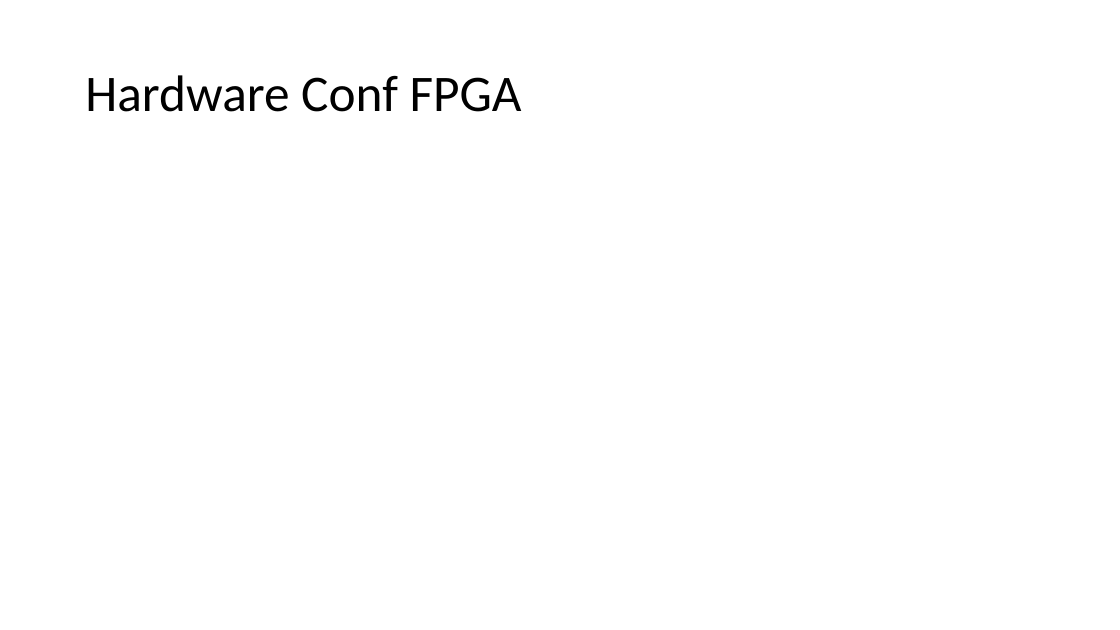
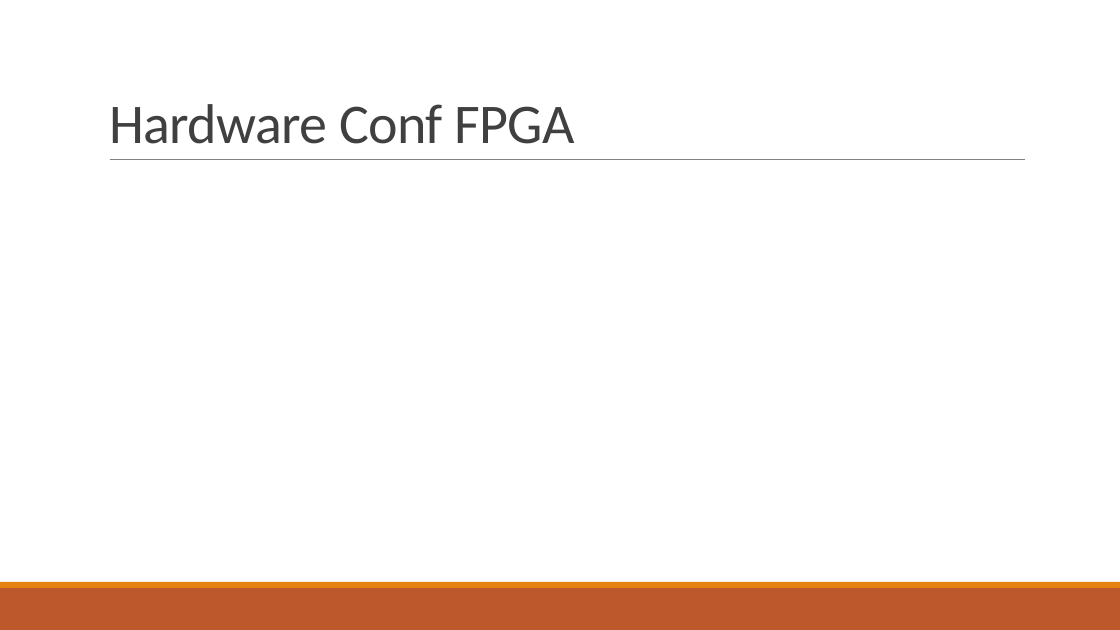
Before and after one commit to fjanssen/Car2X, a slide deck: slide 8 of doc/MidTerm.pptx. Drawn at 1120x630 pixels with LibreOffice and Linux fonts; fonts in the diff are those of the drawing. Boxes give left, top, right and bottom in pixels: in the first picture for what was removed or moved away, otherwise in the second. Text is boxed around its words. In the diff, an @@ line names an element or a change of style, - is before the commit and + after.

```diff
--- a/doc/MidTerm.pptx
+++ b/doc/MidTerm.pptx
@@ title "Hardware Conf FPGA": place and size @@
-title "Hardware Conf FPGA" at [85, 75, 522, 112]
+title "Hardware Conf FPGA" at [109, 104, 575, 144]
@@ title "Hardware Conf FPGA" at [109, 104, 575, 144]: size 44 to 48 pt, text colour #000000 to #404040, letter spacing 0 to -0.5 pt; line spacing 0.9 to 0.85; vertical alignment middle to bottom @@
@@ line added from (110, 160) to (1026, 160), #808080 0.5 pt @@
@@ rectangle added at [0, 588, 1120, 630], fill #BD582C @@
@@ rectangle added at [0, 582, 1120, 588], fill #E48312 @@
```
Also in this commit, not shown: 6 other slides changed, 4 slides added, 4 slides removed.
